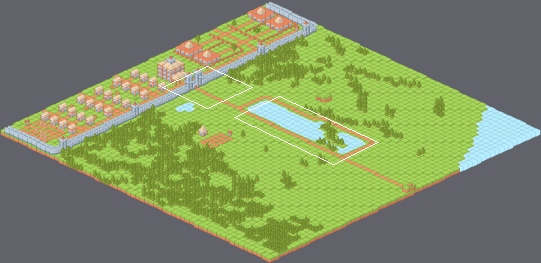
Level history. Tiled map: assets/level/Map/level1.tmx. Above: a wide view before the commit, with the close-up outlined.
Close-up. Old version:
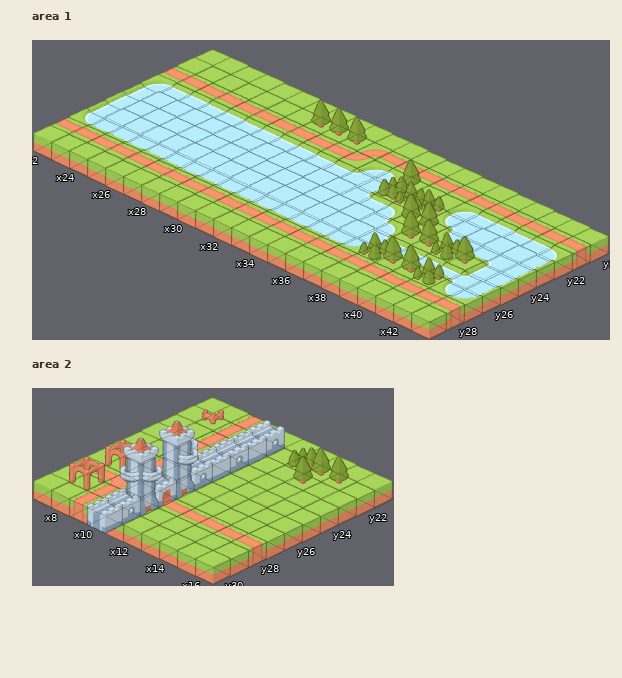
Cells are 232x110 px. Isometric: x runs down to the right, y down to the left. Shown: area 1 x 22..43, y 20..29; area 2 x 7..16, y 21..30. The commit also changed other parts of the map, which this record leaves out.
After the commit:
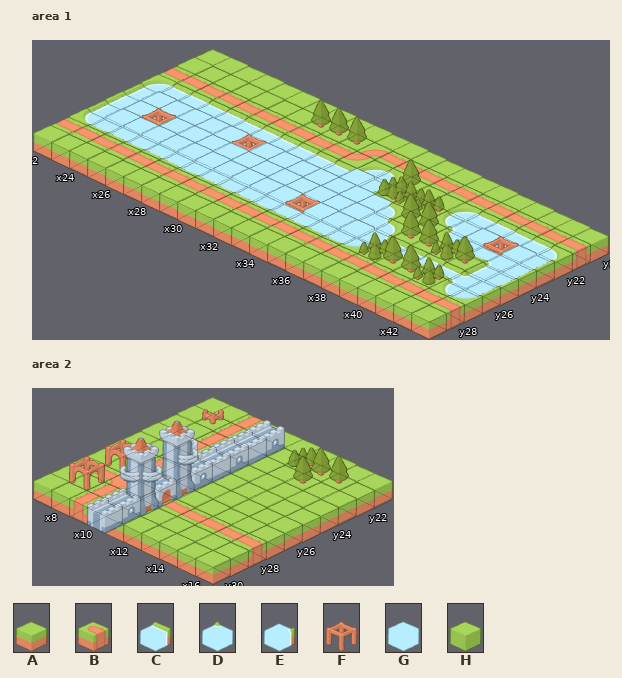
Key: from "Example": A 115 "grass_center_W", B 136 "grass_pathEnd_N", C 200 "grass_water_N", D 208 "grass_waterConvex_N", E 209 "grass_waterConvex_E", F 324 "structure_high_N", G 340 "water_center_N", H 504 "grass_block_E".
_ is an empty cell, . an unchanged one.
Difference:
--- layer "Suelo", area 1
@@ x 24..41 @@
-23 .........D.H.....G
-24 ....G.....EC......
-25 G................H
-26 .........G........
+23 .........G.A.....F
+24 ....F.....GG......
+25 F................A
+26 .........F........
--- layer "Suelo", area 2
@@ x 11..11 @@
-28 B
+28 A
Pixel boxes of the changes (left, top, right, bottom) in both close-ups:
changed: (141, 108, 177, 126)
changed: (231, 134, 267, 152)
changed: (339, 168, 393, 207)
changed: (285, 194, 321, 214)
changed: (483, 236, 519, 256)
changed: (162, 500, 173, 506)
